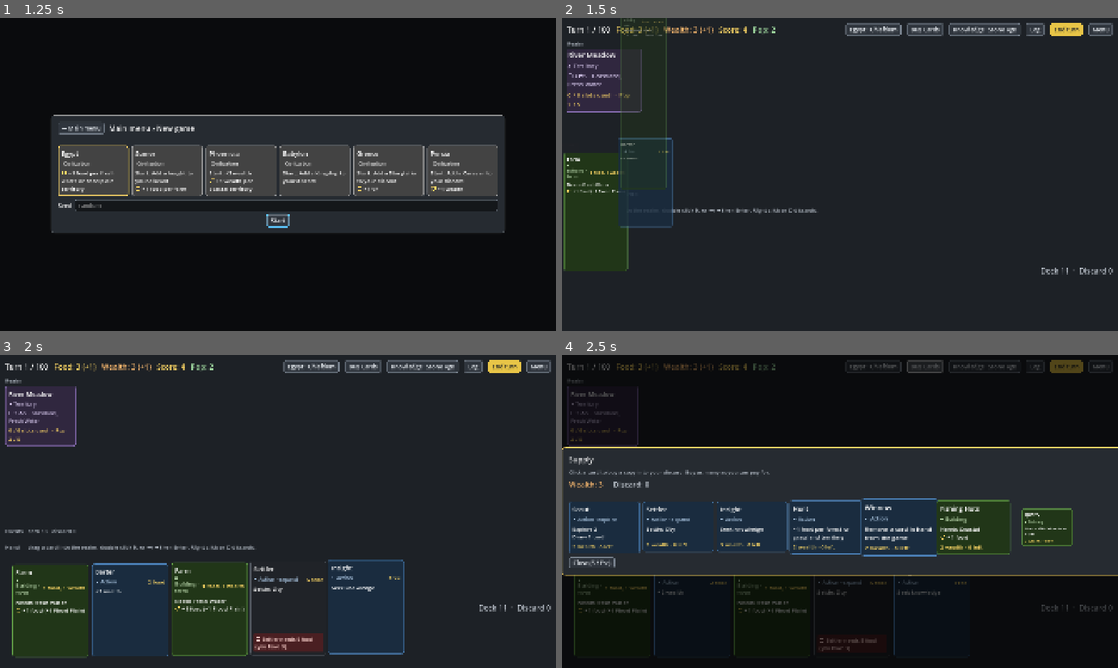
Above: before the commit, frames 1-4 (two rows, left to right).
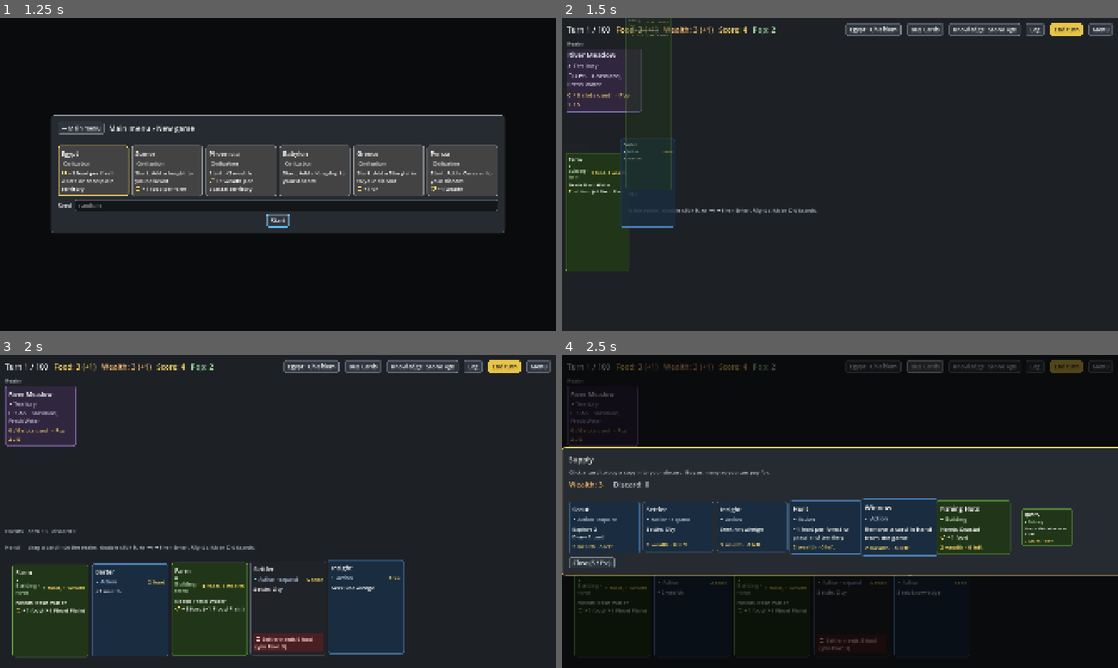
Above: after the commit, the same moments.

Repository: r888888888/4x-card-game
Game: Godot game, scene res://ui/main.tscn
Same seed, same stepped clock (60 frames per second), same inputs: the game is played once before the commit and once after it.
Inputs:
- Up to frame 1 (1.25 s): click "New game" at 0.5 s
- Up to frame 2 (1.5 s): click "Start" at 1.25 s
- Up to frame 3 (2 s): no input
- Up to frame 4 (2.5 s): click "Buy Cards" at 2 s

Frame 1 is identical in both runs. In frame 2, 1.4% of the frame differs, in the area x 0-100%, y 0-82%; in frame 3, 0.1%; in frame 4, less than 0.1%.

Commit message:
121: the deck and discard counts move into the log drawer; cards deal from and discard to the Log button
Co-Authored-By: Claude Opus 5.5 <noreply@anthropic.com>

Diff:
--- a/tests/test_log_drawer.gd
+++ b/tests/test_log_drawer.gd
@@ -120,6 +120,8 @@
 			return
 		eq(counts.text, counts_now(), "the engine's counts")
 		var before := counts.text
+		for i in 2:  # the full hand is kept between turns: discard so the counts move
+			check(Game.engine.discard_card(Game.engine.zone("hand").cards[0].uid), "discard a hand card")
 		Game.engine.end_turn()
 		eq(counts.text, counts_now(), "updated after a turn")
 		check(counts.text != before, "and they changed: %s, %s" % [before, counts.text]))
--- a/ui/card_motion.gd
+++ b/ui/card_motion.gd
@@ -103,8 +103,8 @@
 
 
 ## Leaves the board: optionally pops (first flying to via, e.g. the card it was played on), then
-## shrinks and fades towards point, then frees the view.
-func leave(layer: Control, point: Vector2, pop: bool, via: Variant) -> void:
+## shrinks and fades towards point, calls on_arrival (if valid; not with Reduce motion), then frees the view.
+func leave(layer: Control, point: Vector2, pop: bool, via: Variant, on_arrival := Callable()) -> void:
 	_to_layer(layer)
 	view.state = CardView.State.LEAVING
 	view.mouse_filter = Control.MOUSE_FILTER_IGNORE
@@ -125,6 +125,8 @@
 		.set_trans(Tween.TRANS_CUBIC).set_ease(Tween.EASE_IN)
 	t.parallel().tween_property(view, "modulate:a", 0.0, Anim.DISCARD_FLY_TIME) \
 		.set_trans(Tween.TRANS_QUAD).set_ease(Tween.EASE_IN)
+	if on_arrival.is_valid():
+		t.tween_callback(on_arrival)
 	t.tween_callback(view.queue_free)
 
 
--- a/ui/card_view.gd
+++ b/ui/card_view.gd
@@ -249,9 +249,9 @@
 
 
 ## Leaves the board: optionally pops (first flying to via, e.g. the card it was played on), then
-## shrinks and fades towards point, then frees itself.
-func leave(layer: Control, point: Vector2, pop: bool, via: Variant = null) -> void:
-	_motion.leave(layer, point, pop, via)
+## shrinks and fades towards point, calls on_arrival (if valid; not with Reduce motion), then frees itself.
+func leave(layer: Control, point: Vector2, pop: bool, via: Variant = null, on_arrival := Callable()) -> void:
+	_motion.leave(layer, point, pop, via, on_arrival)
 
 
 ## Test hook (087): the text on the card's face, lines joined by newlines.
--- a/ui/log_drawer.gd
+++ b/ui/log_drawer.gd
@@ -1,7 +1,7 @@
 class_name LogDrawer
 extends PanelContainer
 ## The game log in a drawer (backlog 115): closed at the start, it slides in from the right edge over the board
-## (fades with Reduce motion). L, Esc, the top bar's Log button or a click outside close it. Lines append whether
+## (fades with Reduce motion). Under its heading, the deck and discard counts (121). L, Esc, the top bar's Log button or a click outside close it. Lines append whether
 ## it is open or not.
 
 signal unread_changed(unread: bool)  # a line arrived while closed, or the drawer was opened or cleared (116)
@@ -9,6 +9,7 @@
 const WIDTH := 480.0
 
 var _log: RichTextLabel
+var _piles: Label  # "Deck N · Discard M"
 var _tween: Tween
 var _unread := false
 
@@ -24,6 +25,9 @@
 	box.add_theme_constant_override("separation", UIKit.HEADING_GAP)
 	add_child(box)
 	box.add_child(UIKit.heading("Log"))
+	_piles = UIKit.heading("")
+	_piles.add_theme_color_override("font_color", Palette.PILES)
+	box.add_child(_piles)
 	_log = RichTextLabel.new()
 	_log.size_flags_vertical = Control.SIZE_EXPAND_FILL
 	_log.bbcode_enabled = true
@@ -43,6 +47,11 @@
 ## The log as plain text.
 func text() -> String:
 	return _log.get_parsed_text()
+
+
+## Shows engine e's deck and discard counts.
+func refresh(e: GameEngine) -> void:
+	_piles.text = "Deck %d · Discard %d" % [e.zone("deck").size(), e.zone("discard").size()]
 
 
 func toggle() -> void:
--- a/ui/main.gd
+++ b/ui/main.gd
@@ -41,7 +41,6 @@
 var _card_before_menu_button: CardView  # the focused card when the Menu button took the focus
 var _row_sections := {}  # zone -> its heading and row (Frontier, Known), hidden while the zone is empty
 var _events: EventsSection  # the event piles' counts, the active events and Relieve
-var _turn_box: TurnBox  # the deck and discard counts and End turn, beside the hand (115)
 var _play_area: VBoxContainer  # the sections, top to bottom: Realm, Frontier, Known, Events, Hand
 var _game_over: GameOverOverlay
 var _outcome := {}  # the last card_played outcome, animated by the next _refresh
@@ -408,7 +407,7 @@
 	for zone_name in _row_sections:
 		_row_sections[zone_name].visible = not e.zone(zone_name).is_empty()
 	choices.refresh(e)
-	_turn_box.refresh(e)
+	log_drawer.refresh(e)
 	_events.refresh(e)
 	identity_modal.refresh(e)
 	supply.refresh(e)
@@ -443,7 +442,7 @@
 		views[card.uid] = view
 		var slot := _new_slot(view, container, index)
 		if in_hand:
-			view.deal(slot, fx, _turn_box.pile_point(0.25), delay)
+			view.deal(slot, fx, _top_bar.pile_point(), delay)
 		elif _quiet:
 			view.attach(slot)
 		else:
@@ -485,11 +484,13 @@
 	if just_played and views.has(_outcome.target):  # fly to where it was played, e.g. the settled territory
 		via = (views[_outcome.target] as CardView).get_global_rect().get_center()
 	var trashed := Game.engine.zone("trashed").find(uid) != null
-	view.leave(fx, _leave_point(uid, view), just_played or trashed, via)
+	var point := _leave_point(uid, view)
+	var pulse := UIKit.pulse.bind(_top_bar.log_button) if point == _top_bar.pile_point() else Callable()
+	view.leave(fx, point, just_played or trashed, via, pulse)  # the Log button pulses as a card reaches the piles (121)
 	_free_slot(old_slot)
 
 
-## Where a card that left the board flies: the deck or discard counter, the event counts, for a territory
+## Where a card that left the board flies: the Log button for the deck or discard (121), the event counts, for a territory
 ## put back in the territory deck the edge of the choice panel, or up off the table for a trashed card.
 func _leave_point(uid: int, view: CardView) -> Vector2:
 	var e := Game.engine
@@ -501,12 +502,12 @@
 	if e.zone("territory_deck").find(uid) != null:
 		return choices.explore_exit_point()
 	if e.zone("deck").find(uid) != null:
-		return _turn_box.pile_point(0.25)
+		return _top_bar.pile_point()
 	if e.zone("government").find(uid) != null:
 		return _top_bar.identity_point()
 	if e.zone("event_discard").find(uid) != null:
 		return _events.heading_point()
-	return _turn_box.pile_point(0.75)
+	return _top_bar.pile_point()
 
 
 ## A slot for view at index in container, already the size view rests at, so the row doesn't change height
@@ -588,14 +589,11 @@
 	_events = EventsSection.new(_play_area)
 
 	var hand_section := UIKit.section(_play_area, "Hand — drag a card into the realm, double-click it, or ←/→ then Enter. Right-click or D discards.")
-	var hand_row := HBoxContainer.new()  # the hand, then End turn (115)
-	hand_row.add_theme_constant_override("separation", 14)
-	hand_section.add_child(hand_row)
 	hand_scroll = ScrollContainer.new()
 	hand_scroll.size_flags_horizontal = Control.SIZE_EXPAND_FILL
 	hand_scroll.custom_minimum_size.y = CardView.HAND_SIZE.y + Anim.LIFT_ROOM + 20
 	hand_scroll.vertical_scroll_mode = ScrollContainer.SCROLL_MODE_DISABLED
-	hand_row.add_child(hand_scroll)
+	hand_section.add_child(hand_scroll)
 	var hand_pad := MarginContainer.new()
 	hand_pad.add_theme_constant_override("margin_left", int(Anim.HAND_SIDE_ROOM))
 	hand_pad.add_theme_constant_override("margin_right", int(Anim.HAND_SIDE_ROOM))
@@ -603,9 +601,6 @@
 	hand = HBoxContainer.new()
 	hand.add_theme_constant_override("separation", 12)
 	hand_pad.add_child(hand)
-
-	_turn_box = TurnBox.new()
-	hand_row.add_child(_turn_box)
 
 	# Effects layer, above the board and below the overlays.
 	fx = Control.new()
--- a/ui/supply_screen.gd
+++ b/ui/supply_screen.gd
@@ -121,11 +121,7 @@
 	_fx.add_child(copy)
 	copy.size = view.size
 	copy.global_position = view.global_position
-	copy.leave(_fx, _discard.get_global_rect().get_center(), true)
-	if not UIKit.calm():
-		var t := _fx.create_tween()
-		t.tween_interval(Anim.DISCARD_POP_TIME + Anim.DISCARD_FLY_TIME)
-		t.tween_callback(UIKit.pulse.bind(_discard))
+	copy.leave(_fx, _discard.get_global_rect().get_center(), true, null, UIKit.pulse.bind(_discard))
 
 
 ## The Supply button, and while the screen is open its counters and each pile's price, count and state.
--- a/ui/top_bar.gd
+++ b/ui/top_bar.gd
@@ -81,6 +81,12 @@
 		_knowledge.tooltip_text += "\nPlay %s card to reveal 2 techs." % UIKit.with_article(e.research_card_name())
 
 
+## Where the deck and discard are on screen (121): the Log button, whose drawer shows their counts. Dealt cards come
+## from it; cards going to the deck or discard fly to it.
+func pile_point() -> Vector2:
+	return log_button.get_global_rect().get_center()
+
+
 ## "Log •" while the log has lines not yet seen (116).
 func set_log_unread(unread: bool) -> void:
 	log_button.text = "Log •" if unread else "Log"
--- a/ui/turn_box.gd
+++ /dev/null
@@ -1,22 +0,0 @@
-class_name TurnBox
-extends VBoxContainer
-## Beside the hand (backlog 115): the deck and discard counts (End turn moved to the top bar in 120). Dealt cards come
-## from the deck count; discarded ones fly to the discard count.
-
-var _piles: Label
-
-
-func _init() -> void:
-	alignment = BoxContainer.ALIGNMENT_CENTER
-	_piles = UIKit.stat(self, Palette.PILES)
-	_piles.horizontal_alignment = HORIZONTAL_ALIGNMENT_RIGHT
-
-
-func refresh(e: GameEngine) -> void:
-	UIKit.set_stat(_piles, "Deck %d  ·  Discard %d" % [e.zone("deck").size(), e.zone("discard").size()])
-
-
-## A point on the "Deck N · Discard M" label: 0.25 is roughly the deck, 0.75 the discard pile.
-func pile_point(fraction: float) -> Vector2:
-	var r := _piles.get_global_rect()
-	return Vector2(r.position.x + r.size.x * fraction, r.get_center().y)
Not shown, removed: ui/turn_box.gd.uid
